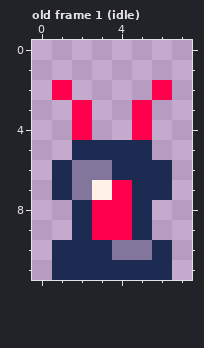
Pixel-art file -- work/gfx/gun_enemy.ase. This is how it looked before the edit.
8x12 pixels, 12 frames. Shown: old frame 1 (idle). The commit also changed other frames, which this record leaves out.
Now the later version:
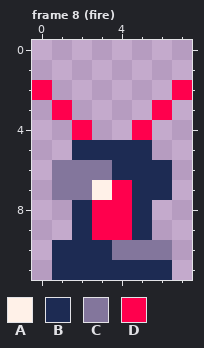
Palette (. is transparent): A #fff1e8  B #1d2b53  C #83769c  D #ff004d
A new or re-ordered frame is compared with the old frame closest to it.
Commit: improve gunblux animation
The edit:
frames 12 -> 14
--- frame 8 (fire) is new; against old frame 1 (idle)
@@ x 0..7 @@
  1 ........
- 2 .D....D.
- 3 ..D..D..
+ 2 D......D
+ 3 .D....D.
  4 ..D..D..
  5 ..BBBB..
- 6 .BCCBBB.
- 7 .BCADBB.
+ 6 .CCCBBB.
+ 7 .CCADBB.
  8 ..BDDB..
  9 ..BDDB..
-10 .BBBCCB.
+10 .BBBCCC.
 11 .BBBBBB.
